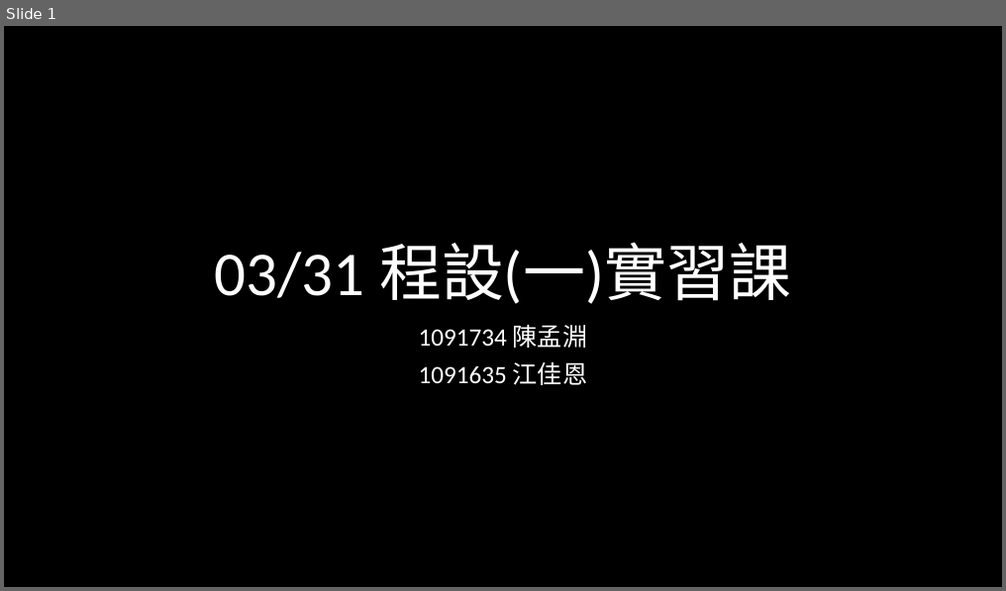
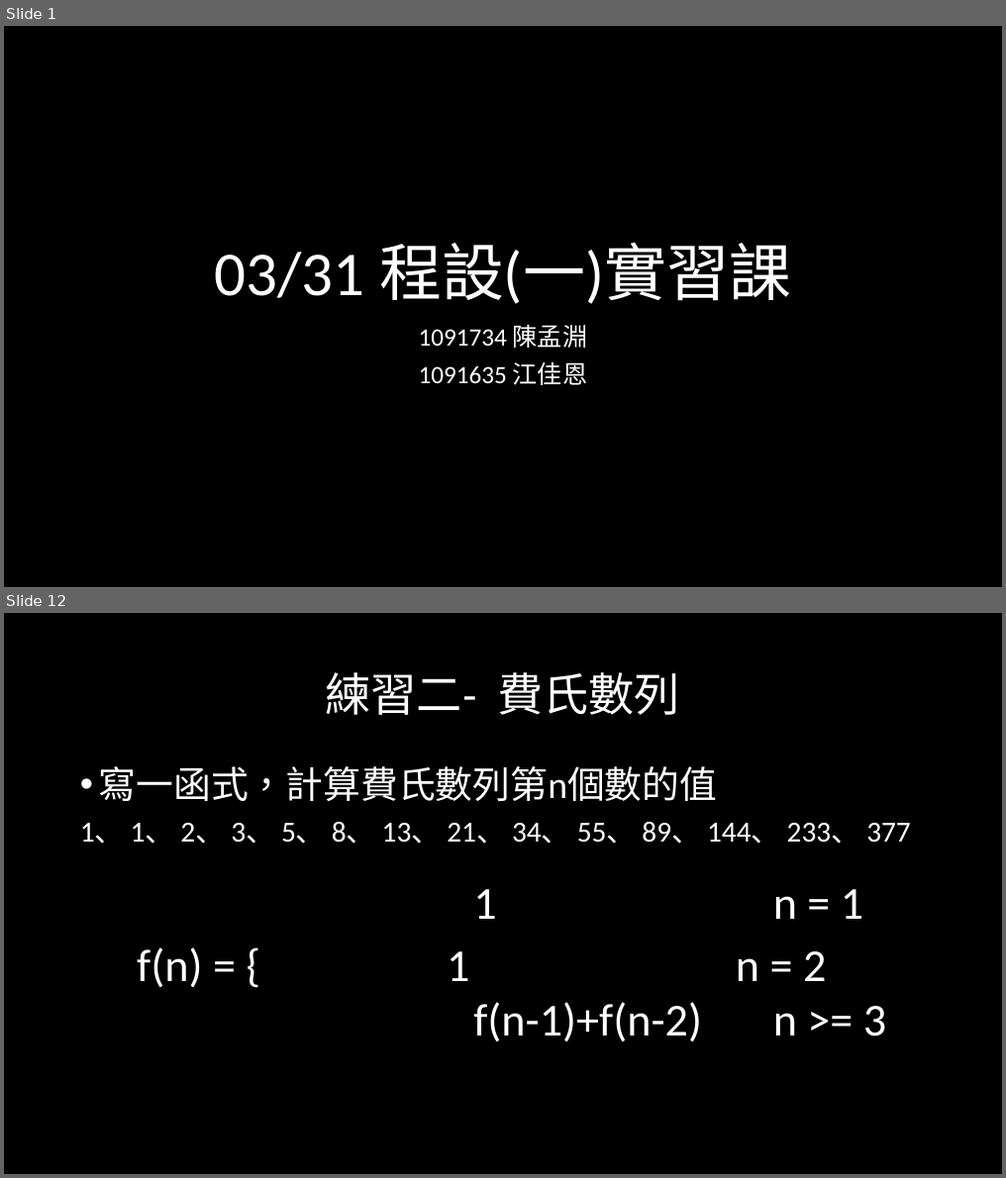
Before and after one commit to weermark/class, a slide deck: practical_class/class_ppt/0421程一實習.pptx. Shown one above the other, each under a label of ours: slide 1 before the commit, slides 1 and 12 after it; the slides between them are not shown. The pictures are 1006x591 and 1006x1178 pixels, drawn with LibreOffice and Linux fonts; fonts in the diff are those of the drawing. Boxes give left, top, right and bottom in pixels: in the first picture for what was removed or moved away, otherwise in the second. Text is boxed around its words. In the diff, an @@ line names an element or a change of style, - is before the commit and + after.

```diff
--- a/practical_class/class_ppt/0421程一實習.pptx
+++ b/practical_class/class_ppt/0421程一實習.pptx
@@ slide 12 added at box(4, 613, 1002, 1174), background #000000 @@
@@ title added at box(326, 672, 680, 715), 44 pt, text #FFFFFF @@
+練習二- 費氏數列
@@ text added at box(80, 766, 911, 844), 28 pt, text #FFFFFF @@
+• 寫一函式，計算費氏數列第n個數的值
+1、 1、 2、 3、 5、 8、 13、 21、 34、 55、 89、 144、 233、 377
@@ text added at box(137, 889, 886, 1043), 44 pt, text #FFFFFF @@
+      1 n = 1
+f(n) = { 1 n = 2
+      f(n-1)+f(n-2) n >= 3
```
Also in this commit, not shown: 1 slide changed, 15 other slides added, 1 other file.
